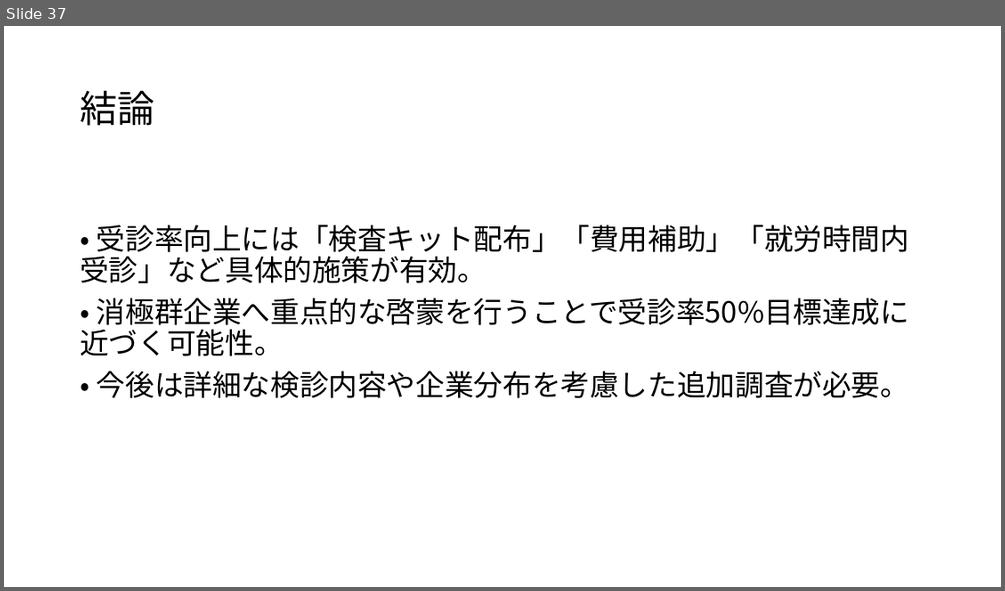
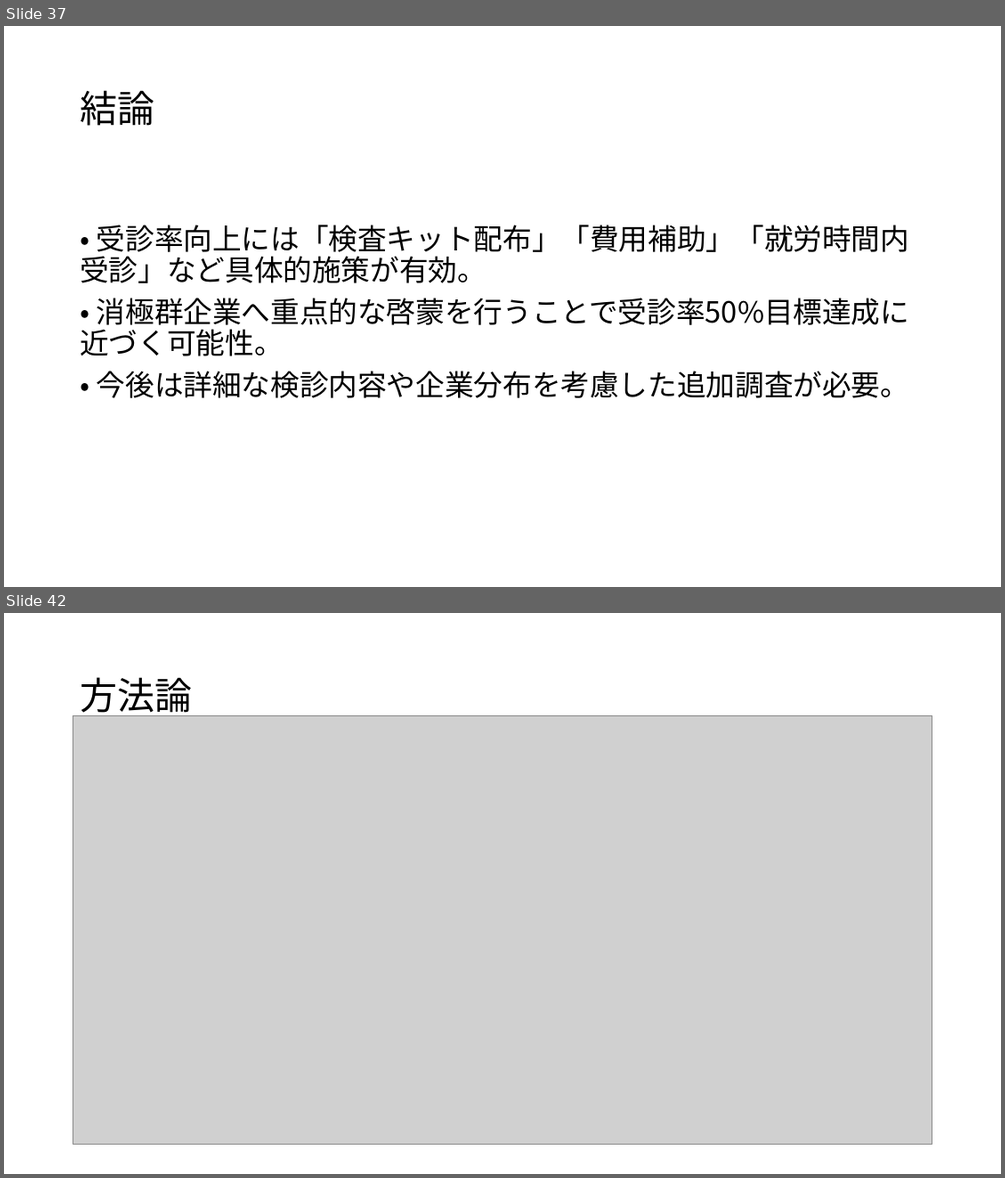
Before and after one commit to btanaka-econ/health-econ, a slide deck: cancer_screening/cancer_screening.pptx. Shown one above the other, each under a label of ours: slide 37 before the commit, slides 37 and 42 after it; the slides between them are not shown. The pictures are 1005x591 and 1005x1178 pixels, drawn with LibreOffice and Linux fonts; fonts in the diff are those of the drawing; grey boxes stand for pictures. Boxes give left, top, right and bottom in pixels: in the first picture for what was removed or moved away, otherwise in the second. Text is boxed around its words. In the diff, an @@ line names an element or a change of style, - is before the commit and + after.

```diff
--- a/cancer_screening/cancer_screening.pptx
+++ b/cancer_screening/cancer_screening.pptx
@@ slide 42 added at (x1=4, y1=613, x2=1001, y2=1174), background #FFFFFF @@
@@ title added at (x1=80, y1=677, x2=192, y2=718), 36 pt, text #000000 @@
+方法論
@@ picture added at (x1=73, y1=715, x2=933, y2=1144) @@
```
Also in this commit, not shown: 9 other slides added.
